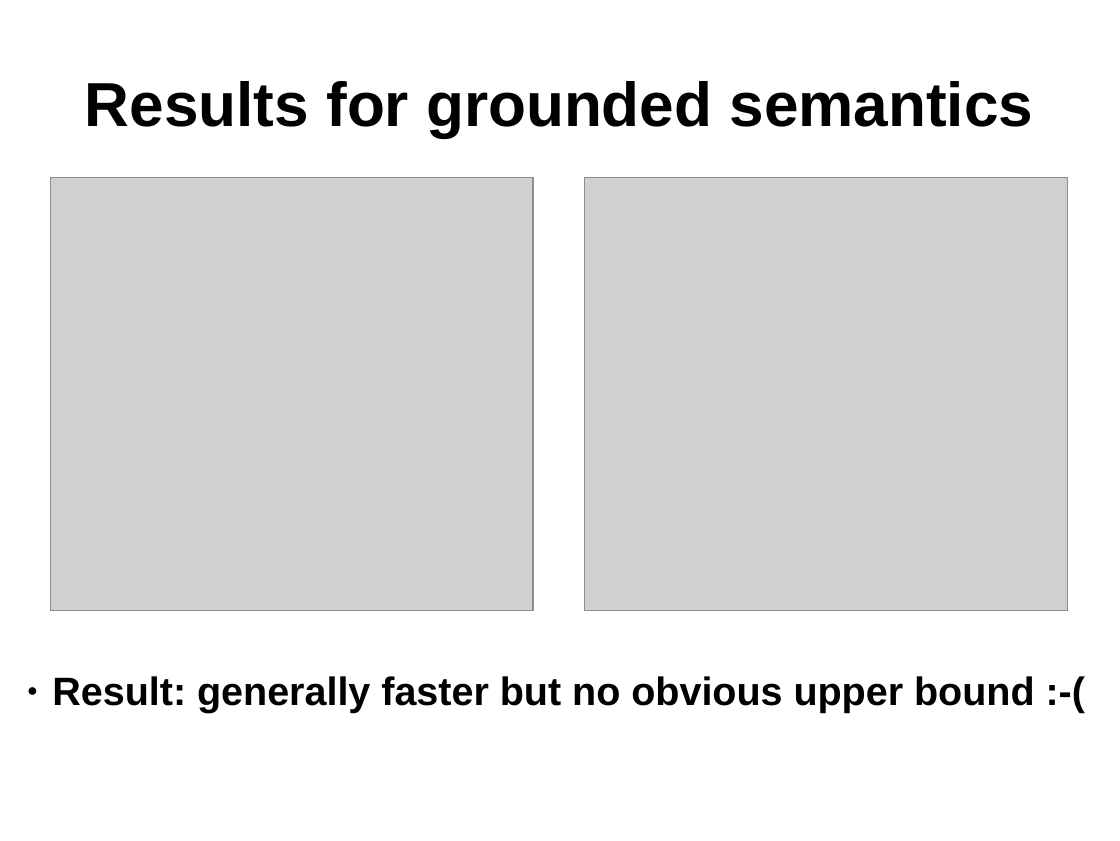
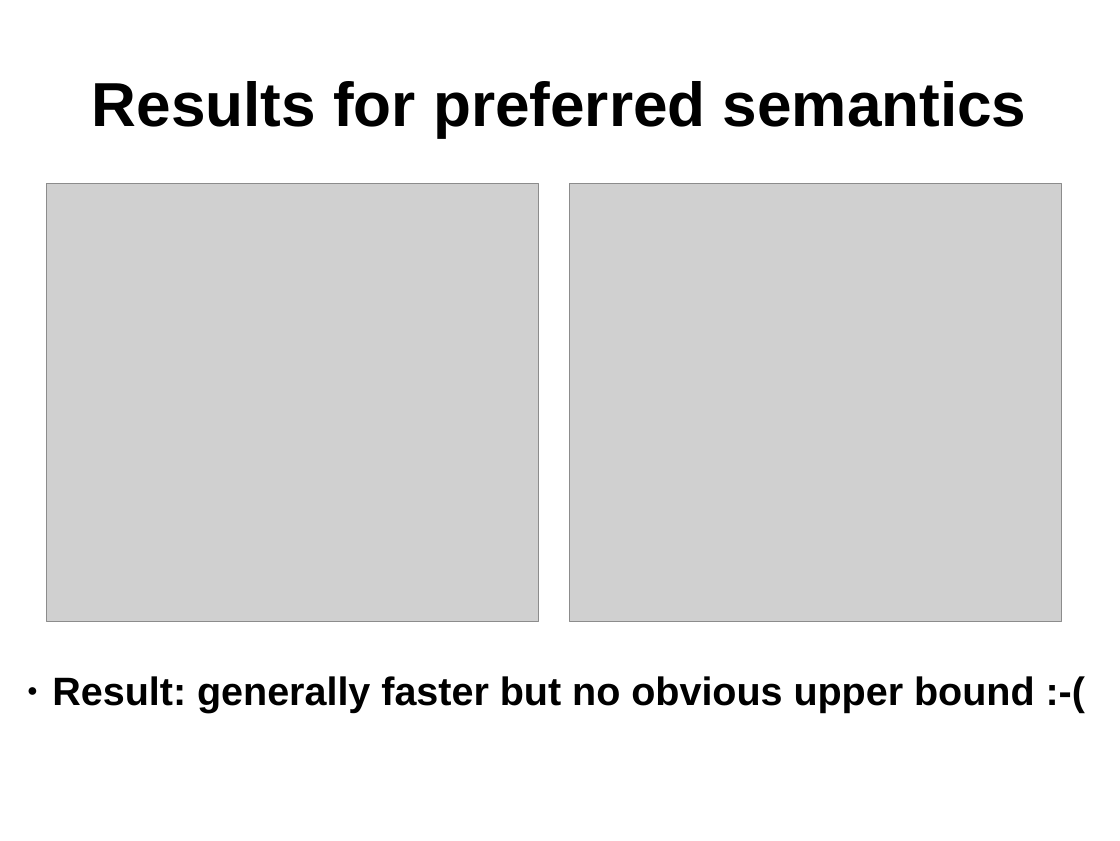
Before and after one commit to lethalman/thesis, a slide deck: slide 21 of doc/summary.ppt. Drawn at 1120x841 pixels with LibreOffice and Linux fonts; fonts in the diff are those of the drawing; grey boxes stand for pictures; background and template pictures are left out. Boxes give left, top, right and bottom in pixels: in the first picture for what was removed or moved away, otherwise in the second. Text is boxed around its words. In the diff, an @@ line names an element or a change of style, - is before the commit and + after.

```diff
--- a/doc/summary.ppt
+++ b/doc/summary.ppt
@@ title at (92,81,1027,137): text changed @@
-Results for grounded semantics
+Results for preferred semantics
@@ picture: place and size @@
-picture at (51,178,533,610)
+picture at (46,183,539,621)
@@ picture: place and size @@
-picture at (585,178,1067,610)
+picture at (569,183,1062,621)
```
Also in this commit, not shown: 1 other file.
